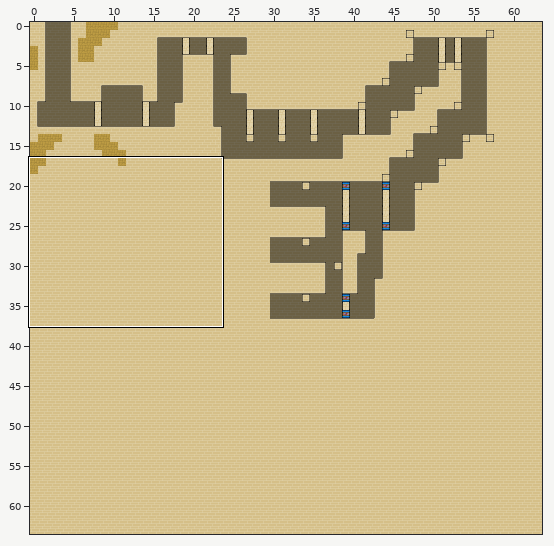
Tiled map -- res/worlds/pyramid_underground.tmx. Above: a wide view before the commit, with the close-up outlined.
Close-up. As it was:
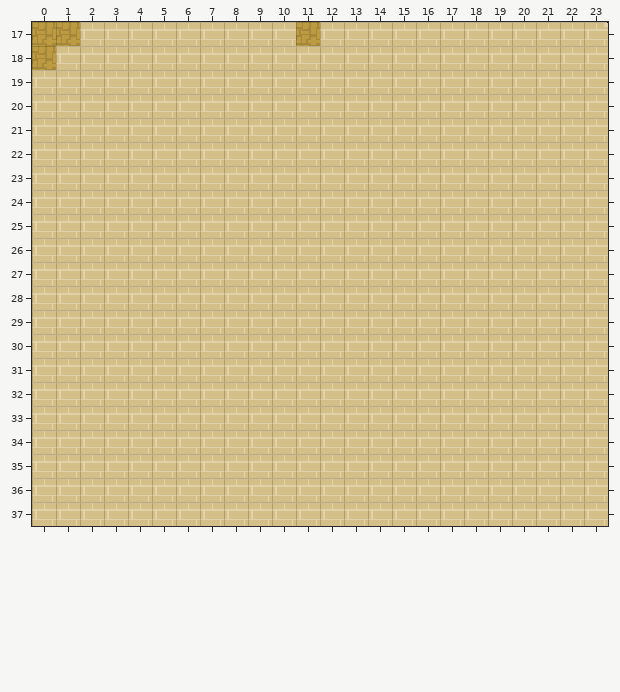
Cells are 16x16 px. Shown: x 0..23, y 17..37. The commit also changed other parts of the map, which this record leaves out.
New version:
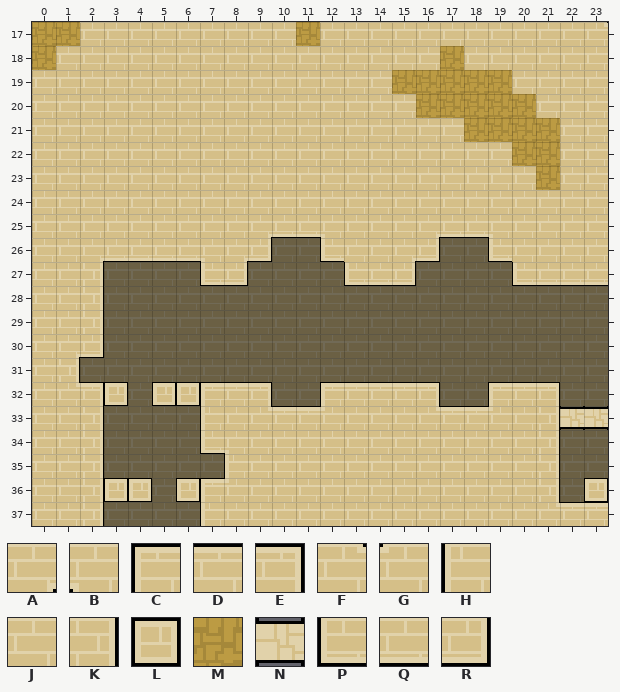
Key: from "Tileset": A 620, B 621, C 677, D 678, E 679, F 680, G 681, H 737, J 738, K 739, L 740, M 741, N 744, P 797, Q 798, R 799.
_ is an empty cell.
Difference:
Layer "Ground":
The edit turns tile J into tile A in row 25 at x 9 and 16; in row 26 at x 2, 8 and 15; in row 30 at x 1.
The edit turns tile J into tile B in row 25 at x 12 and 19; in row 26 at x 7; in row 34 at x 8.
The edit turns tile J into tile C in row 32 at x 7, 12 and 19; in row 36 at x 7.
The edit turns tile J into tile D in row 32 at x 8, 13 to 15 and 20; in row 33 at x 10 to 11 and 17 to 18; in row 37 at x 22 to 23.
The edit turns tile J into tile E in row 32 at x 2, 9, 16 and 21.
The edit turns tile J into tile F in row 32 at x 1; in row 33 at x 9 and 16; in row 37 at x 21.
The edit turns tile J into tile G in row 33 at x 12 and 19; in row 36 at x 8.
The edit turns tile J into tile H in row 33 at x 7; in row 35 at x 8; in row 37 at x 7.
The edit turns tile J into tile K in rows 27 to 29 at x 2; in row 31 at x 1; in rows 33 to 36 at x 2 and 21; in row 37 at x 2.
The edit turns tile J into tile L in row 32 at x 3 and 5 to 6; in row 36 at x 3 to 4, 6 and 23.
The edit turns tile J into tile M in row 18 at x 17; in row 19 at x 15 to 19; in row 20 at x 16 to 20; in row 21 at x 18 to 21; in row 22 at x 20 to 21; in row 23 at x 21.
The edit turns tile J into tile P in row 26 at x 12 and 19; in row 27 at x 7, 13 and 20; in row 34 at x 7.
The edit turns tile J into tile Q in row 25 at x 10 to 11 and 17 to 18; in row 26 at x 3 to 6; in row 27 at x 14 and 21 to 23.
The edit turns tile J into tile R in row 26 at x 9 and 16; in row 27 at x 8 and 15; in row 30 at x 2.
Tile J is gone in row 26 at x 10 to 11 and 17 to 18; in row 27 at x 3 to 6, 9 to 12 and 16 to 19; in rows 28 to 30 at x 3 to 23; in row 31 at x 2 to 23; in row 32 at x 4, 10 to 11, 17 to 18 and 22 to 23; in rows 33 to 34 at x 3 to 6 and 22 to 23.
Tile J is gone in row 35 at x 3 to 7 and 22 to 23; in row 36 at x 5 and 22; in row 37 at x 3 to 6.
Layer "Overlap":
There is now tile N in row 33 at x 22 to 23.
